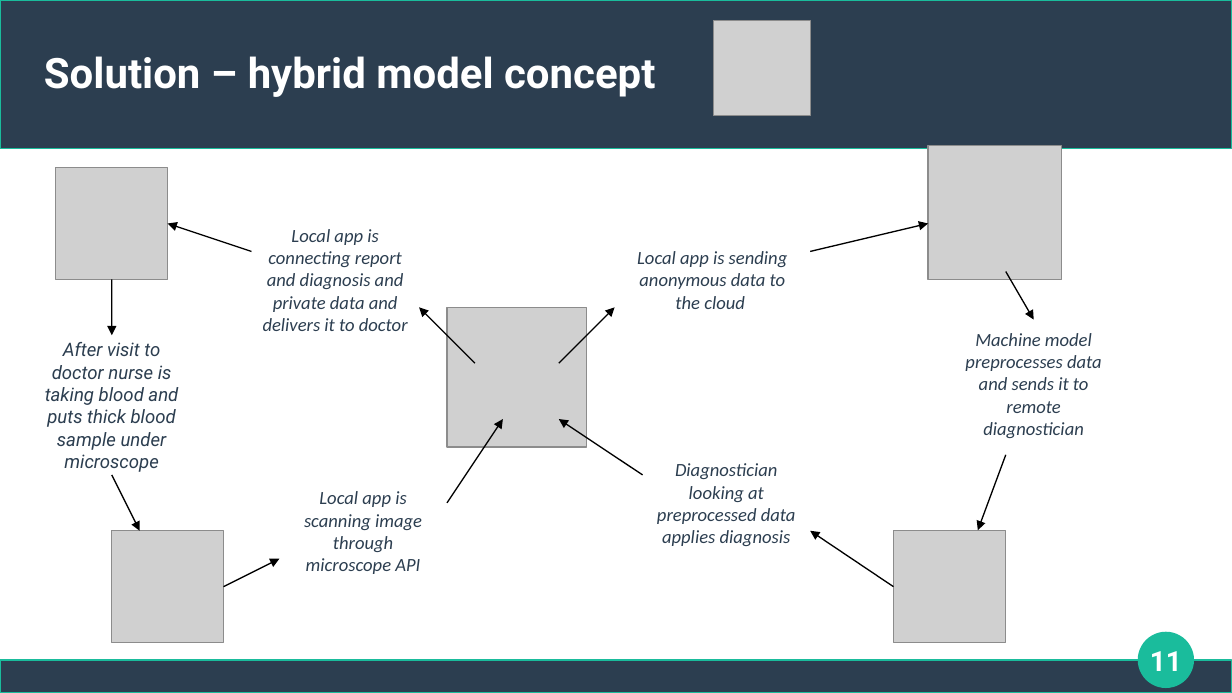
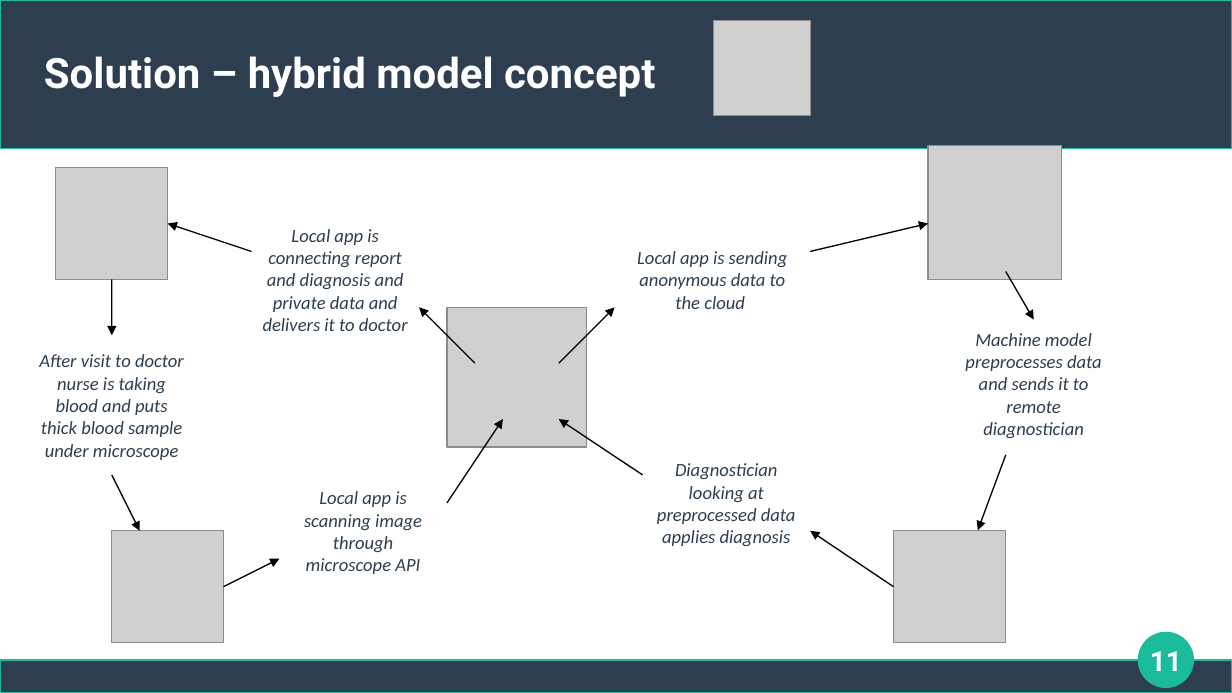
Before and after one commit to adaslesniak/ai-school_project3, a slide deck: slide 11 of Malaria Detection using Computer Vision.odp. Drawn at 1232x693 pixels with LibreOffice and Linux fonts; fonts in the diff are those of the drawing; grey boxes stand for pictures. Boxes give left, top, right and bottom in pixels: in the first picture for what was removed or moved away, otherwise in the second. Text is boxed around its words. In the diff, an @@ line names an element or a change of style, - is before the commit and + after.

```diff
--- a/Malaria Detection using Computer Vision.odp
+++ b/Malaria Detection using Computer Vision.odp
@@ text "After visit to doctor nurse ..." at (39,354,184,460): font Roboto to Calibri @@
```
Also in this commit, not shown: 10 other slides changed, 2 other files.
